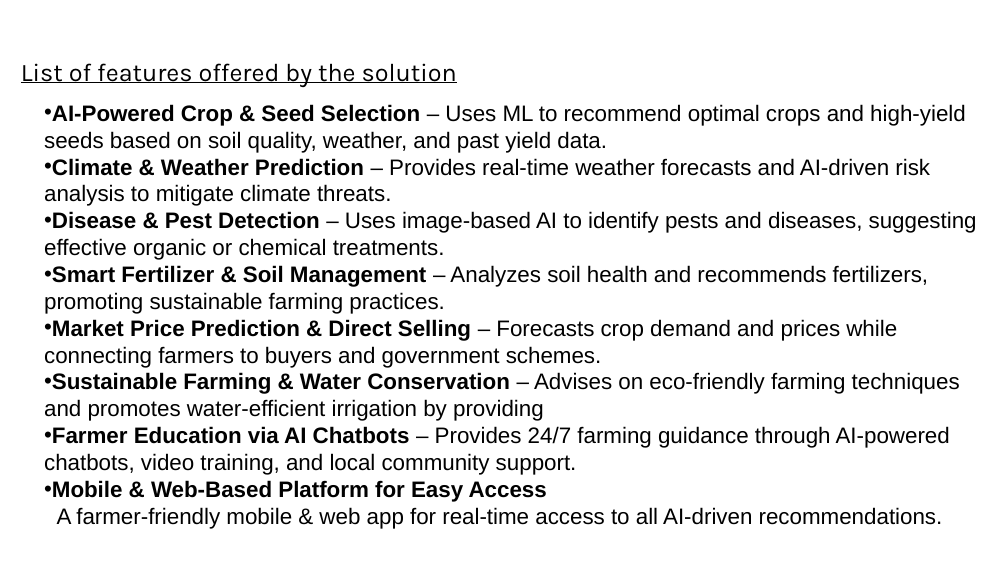
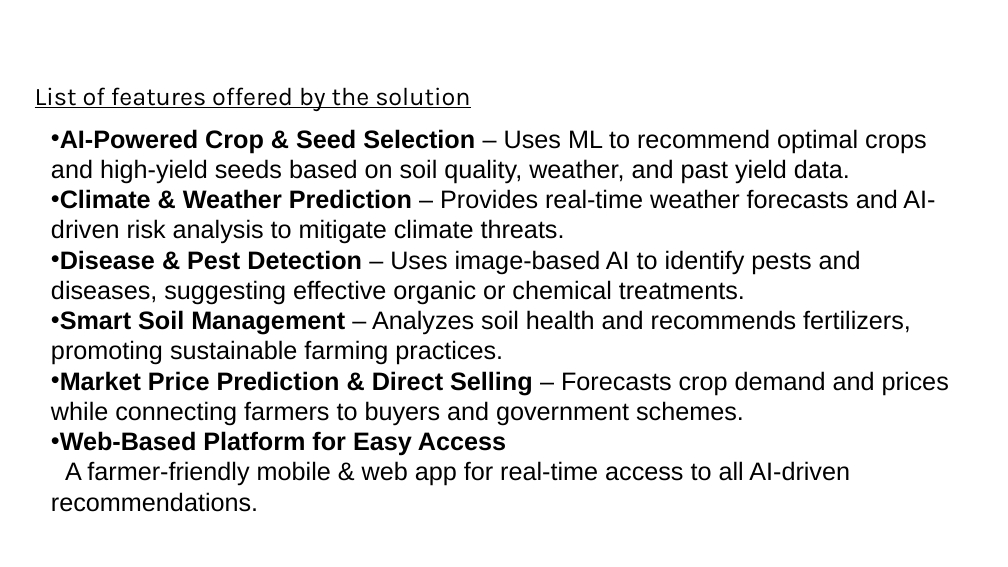
Before and after one commit to SaikatDash/Empowering-Small-and-Marginal-Farmers-with-AI-Driven-Agricultural-Solutions, a slide deck: slide 5 of Solution Challenge _ Project Submission.pptx. Drawn at 1008x567 pixels with LibreOffice and Linux fonts; fonts in the diff are those of the drawing; background and template pictures are left out. Boxes give left, top, right and bottom in pixels: in the first picture for what was removed or moved away, otherwise in the second. Text is boxed around its words. In the diff, an @@ line names an element or a change of style, - is before the commit and + after.

```diff
--- a/Solution Challenge _ Project Submission.pptx
+++ b/Solution Challenge _ Project Submission.pptx
@@ text "List of features offered by ..." moved from (x1=21, y1=63, x2=457, y2=87) to (x1=35, y1=87, x2=470, y2=112) @@
@@ text "AI-Powered Crop & Seed Selection ..." moved from (x1=44, y1=104, x2=977, y2=529) to (x1=51, y1=129, x2=949, y2=512) @@
@@ text at (x1=51, y1=129, x2=949, y2=512): size 16 to 18 pt in "AI-Powered Crop & Seed Selection – Uses ...", "Climate & Weather Prediction – Provides real-time ...", "Disease & Pest Detection – Uses image-based ...", "Market Price Prediction & Direct Selling – ..." and 1 more places @@
@@ text at (x1=51, y1=310, x2=911, y2=365): text changed; size 16 to 18 pt @@
-• Smart Fertilizer & Soil Management – Analyzes soil health and recommends fertilizers, promoting sustainable farming practices.
+• Smart Soil Management – Analyzes soil health and recommends fertilizers, promoting sustainable farming practices.
@@ text at (x1=60, y1=431, x2=506, y2=456): text changed; size 16 to 18 pt; bold on @@
-• Sustainable Farming & Water Conservation – Advises on eco-friendly farming techniques and promotes water-efficient irrigation by providing
-• Farmer Education via AI Chatbots – Provides 24/7 farming guidance through AI-powered chatbots, video training, and local community support.
-• Mobile & Web-Based Platform for Easy Access
+• Web-Based Platform for Easy Access
```
Also in this commit, not shown: 7 other slides changed, 3 slides removed, 18 other files.
